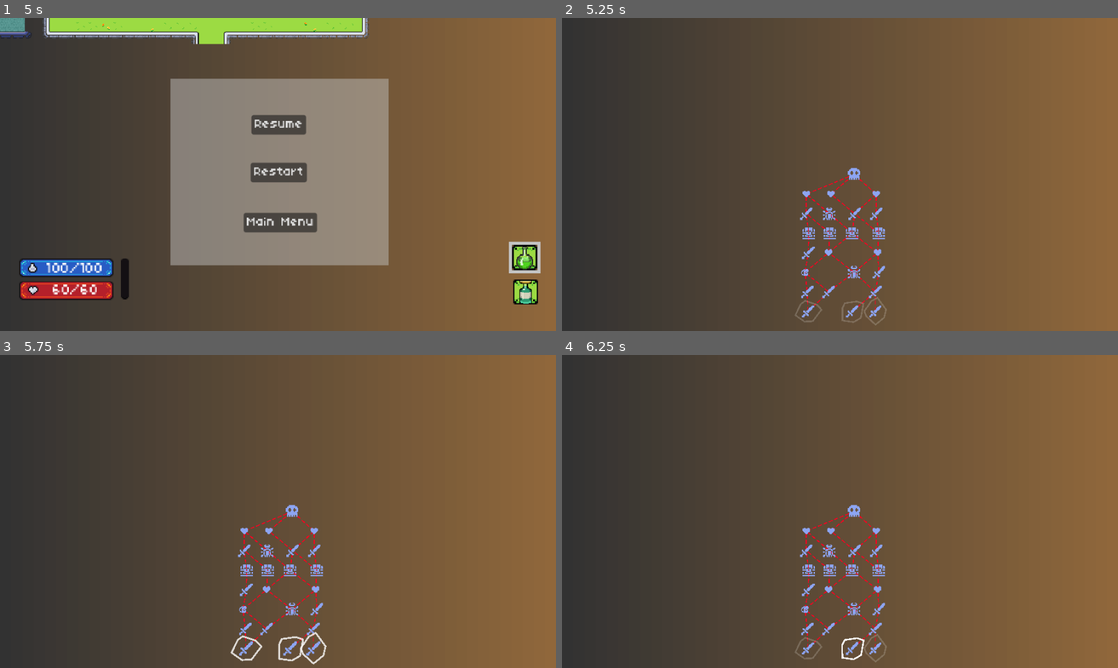
Above: before the commit, frames 1-4 (two rows, left to right).
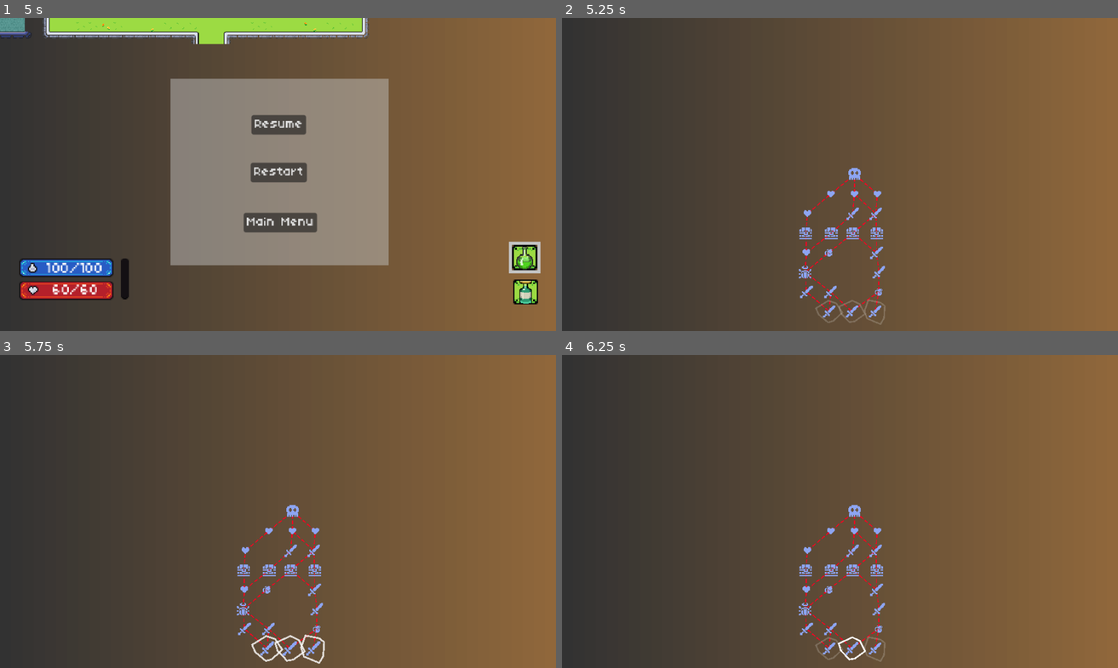
Above: after the commit, the same moments.

Repository: JohnHuber99/Black-Tower
Game: Godot game, scene res://Main_Menu/Main_Menu.tscn
The game is run twice, just before and just after one commit, with the same random seed, the same clock (stepped at 60 frames per second) and the same inputs. Sound files missing from this copy of the repository are replaced by a short silence.
Inputs (mouse positions are in pixels of both pictures, inside the frame that each line leads up to):
- Up to frame 1 (5 s): click (389, 218) at 0.5 s; move the mouse to (266, 312) at 1.27 s; press the mouse at (266, 312) at 1.28 s; hold D (right) 1.28-2.03 s; move the mouse to (166, 190) at 2.02 s; release the mouse at (166, 190) at 2.03 s; hold S (down) 2.03-2.78 s; click (166, 190) at 2.1 s; move the mouse to (333, 105) at 2.77 s; hold D (right) 2.78-3.53 s; hold K (down_camera) 2.78-3.53 s; click (333, 105) at 3.05 s; move the mouse to (250, 237) at 3.52 s; hold W (up) 3.53-4.28 s; tap J (left_camera) at 3.6 s; click (250, 237) at 3.8 s; move the mouse to (444, 221) at 4.27 s; hold A (left) from 4.28 s (still down); hold L (right_camera) from 4.28 s (still down); click (444, 221) at 4.55 s; tap Escape (pause) at 4.9 s
- Up to frame 2 (5.25 s): release A (left) at 5 s; release L (right_camera) at 5 s; click "Restart" at 5 s
- Up to frame 3 (5.75 s): no input
- Up to frame 4 (6.25 s): move the mouse to (851, 649) at 5.77 s; hold A (left) from 5.78 s (still down); tap E (spell) at 5.85 s; click (851, 649) at 6.05 s

Frame 1 is identical in both runs. In frame 2, 1.5% of the frame differs, in the area x 41-59%, y 47-99%; in frame 3, 1.8%; in frame 4, 1.6%.

Commit message:
Mushroom Enemy Sprite

Diff:
--- a/Enemy/Enemy_Scripts/enemy_dungeon_spawn.gd
+++ b/Enemy/Enemy_Scripts/enemy_dungeon_spawn.gd
@@ -1,10 +1,11 @@
 
 extends Marker2D
 const SLIME_ENEMY = preload("res://Slime_Enemy/slime_enemy.tscn")
+const MUSHROOM_ENEMY = preload("res://Mushroom_Enemy/mushroom_enemy.tscn")
 signal enemySpawned(enemy: Enemy)
 
 func _ready() -> void:
-	var enemy_instance = SLIME_ENEMY.instantiate()
+	var enemy_instance = MUSHROOM_ENEMY.instantiate() if randf() > 0.5 else SLIME_ENEMY.instantiate()
 	enemy_instance.z_index = 1  # Make sure the enemy is in front
 	add_child.call_deferred(enemy_instance)
 	enemySpawned.emit(enemy_instance)
--- a/Mushroom_Enemy/mushroom_enemy.tscn
+++ b/Mushroom_Enemy/mushroom_enemy.tscn
@@ -1,3 +1,305 @@
-[gd_scene format=3 uid="uid://bxjeyt1d7jann"]
-
-[node name="MushroomEnemy" type="Node2D"]
+[gd_scene load_steps=45 format=3 uid="uid://bxjeyt1d7jann"]
+
+[ext_resource type="PackedScene" uid="uid://etsn8pr76ul5" path="res://Enemy/enemy.tscn" id="1_6awoa"]
+[ext_resource type="Script" uid="uid://c2b0cop085rbk" path="res://Mushroom_Enemy/mushroom_enemy.gd" id="2_44vsd"]
+[ext_resource type="Texture2D" uid="uid://1u6knarlmyas" path="res://Slime_Enemy/Enemy_Sprites/Enemy_Slime_Basic_Attack_v2-Sheet.png" id="3_smfv3"]
+[ext_resource type="Texture2D" uid="uid://d31hcycry1q20" path="res://Slime_Enemy/Enemy_Sprites/Enemy_Slime_Death_v3-Sheet.png" id="4_im65v"]
+[ext_resource type="Texture2D" uid="uid://cbuh10skkf0tj" path="res://Mushroom_Enemy/Enemy_Sprites/Mushroom Enemy Sprite-Sheet.png" id="5_7pawe"]
+[ext_resource type="Texture2D" uid="uid://dvbuxicu3vb5t" path="res://Slime_Enemy/Enemy_Sprites/Enemy_Slime_Hurt-Sheetv4.png" id="6_fvevg"]
+
+[sub_resource type="AtlasTexture" id="AtlasTexture_imgxb"]
+atlas = ExtResource("3_smfv3")
+region = Rect2(96, 32, 32, 32)
+
+[sub_resource type="AtlasTexture" id="AtlasTexture_pyrvc"]
+atlas = ExtResource("3_smfv3")
+region = Rect2(0, 64, 32, 32)
+
+[sub_resource type="AtlasTexture" id="AtlasTexture_pja2t"]
+atlas = ExtResource("3_smfv3")
+region = Rect2(32, 64, 32, 32)
+
+[sub_resource type="AtlasTexture" id="AtlasTexture_jx5vc"]
+atlas = ExtResource("3_smfv3")
+region = Rect2(64, 64, 32, 32)
+
+[sub_resource type="AtlasTexture" id="AtlasTexture_dhkrs"]
+atlas = ExtResource("4_im65v")
+region = Rect2(0, 0, 32, 32)
+
+[sub_resource type="AtlasTexture" id="AtlasTexture_5xdhn"]
+atlas = ExtResource("4_im65v")
+region = Rect2(32, 0, 32, 32)
+
+[sub_resource type="AtlasTexture" id="AtlasTexture_4jyny"]
+atlas = ExtResource("4_im65v")
+region = Rect2(64, 0, 32, 32)
+
+[sub_resource type="AtlasTexture" id="AtlasTexture_vh8xy"]
+atlas = ExtResource("4_im65v")
+region = Rect2(96, 0, 32, 32)
+
+[sub_resource type="AtlasTexture" id="AtlasTexture_qjcj6"]
+atlas = ExtResource("4_im65v")
+region = Rect2(0, 32, 32, 32)
+
+[sub_resource type="AtlasTexture" id="AtlasTexture_4ycey"]
+atlas = ExtResource("4_im65v")
+region = Rect2(32, 32, 32, 32)
+
+[sub_resource type="AtlasTexture" id="AtlasTexture_8cim4"]
+atlas = ExtResource("4_im65v")
+region = Rect2(64, 32, 32, 32)
+
+[sub_resource type="AtlasTexture" id="AtlasTexture_7x82w"]
+atlas = ExtResource("4_im65v")
+region = Rect2(96, 32, 32, 32)
+
+[sub_resource type="AtlasTexture" id="AtlasTexture_iatxd"]
+atlas = ExtResource("4_im65v")
+region = Rect2(0, 64, 32, 32)
+
+[sub_resource type="AtlasTexture" id="AtlasTexture_qqxsh"]
+atlas = ExtResource("4_im65v")
+region = Rect2(32, 64, 32, 32)
+
+[sub_resource type="AtlasTexture" id="AtlasTexture_0whn2"]
+atlas = ExtResource("4_im65v")
+region = Rect2(64, 64, 32, 32)
+
+[sub_resource type="AtlasTexture" id="AtlasTexture_bx1xr"]
+atlas = ExtResource("4_im65v")
+region = Rect2(96, 64, 32, 32)
+
+[sub_resource type="AtlasTexture" id="AtlasTexture_n85mp"]
+atlas = ExtResource("4_im65v")
+region = Rect2(0, 96, 32, 32)
+
+[sub_resource type="AtlasTexture" id="AtlasTexture_nxecp"]
+atlas = ExtResource("4_im65v")
+region = Rect2(32, 96, 32, 32)
+
+[sub_resource type="AtlasTexture" id="AtlasTexture_6jaer"]
+atlas = ExtResource("4_im65v")
+region = Rect2(64, 96, 32, 32)
+
+[sub_resource type="AtlasTexture" id="AtlasTexture_c443e"]
+atlas = ExtResource("5_7pawe")
+region = Rect2(0, 0, 32, 32)
+
+[sub_resource type="AtlasTexture" id="AtlasTexture_rgcc8"]
+atlas = ExtResource("5_7pawe")
+region = Rect2(32, 0, 32, 32)
+
+[sub_resource type="AtlasTexture" id="AtlasTexture_p4wih"]
+atlas = ExtResource("5_7pawe")
+region = Rect2(64, 0, 32, 32)
+
+[sub_resource type="AtlasTexture" id="AtlasTexture_uomn1"]
+atlas = ExtResource("5_7pawe")
+region = Rect2(96, 0, 32, 32)
+
+[sub_resource type="AtlasTexture" id="AtlasTexture_ve8xs"]
+atlas = ExtResource("6_fvevg")
+region = Rect2(0, 0, 32, 32)
+
+[sub_resource type="AtlasTexture" id="AtlasTexture_q0iv8"]
+atlas = ExtResource("6_fvevg")
+region = Rect2(32, 0, 32, 32)
+
+[sub_resource type="AtlasTexture" id="AtlasTexture_c1gwg"]
+atlas = ExtResource("6_fvevg")
+region = Rect2(64, 0, 32, 32)
+
+[sub_resource type="AtlasTexture" id="AtlasTexture_3mxp7"]
+atlas = ExtResource("6_fvevg")
+region = Rect2(96, 0, 32, 32)
+
+[sub_resource type="AtlasTexture" id="AtlasTexture_5a56t"]
+atlas = ExtResource("6_fvevg")
+region = Rect2(0, 32, 32, 32)
+
+[sub_resource type="AtlasTexture" id="AtlasTexture_a6sir"]
+atlas = ExtResource("6_fvevg")
+region = Rect2(32, 32, 32, 32)
+
+[sub_resource type="AtlasTexture" id="AtlasTexture_8ej4m"]
+atlas = ExtResource("6_fvevg")
+region = Rect2(64, 32, 32, 32)
+
+[sub_resource type="AtlasTexture" id="AtlasTexture_kh2jb"]
+atlas = ExtResource("3_smfv3")
+region = Rect2(0, 0, 32, 32)
+
+[sub_resource type="AtlasTexture" id="AtlasTexture_uwbk7"]
+atlas = ExtResource("3_smfv3")
+region = Rect2(32, 0, 32, 32)
+
+[sub_resource type="AtlasTexture" id="AtlasTexture_yc4qm"]
+atlas = ExtResource("3_smfv3")
+region = Rect2(64, 0, 32, 32)
+
+[sub_resource type="AtlasTexture" id="AtlasTexture_0dmdj"]
+atlas = ExtResource("3_smfv3")
+region = Rect2(96, 0, 32, 32)
+
+[sub_resource type="AtlasTexture" id="AtlasTexture_h0q58"]
+atlas = ExtResource("3_smfv3")
+region = Rect2(0, 32, 32, 32)
+
+[sub_resource type="AtlasTexture" id="AtlasTexture_ckfnu"]
+atlas = ExtResource("3_smfv3")
+region = Rect2(32, 32, 32, 32)
+
+[sub_resource type="AtlasTexture" id="AtlasTexture_sqrsg"]
+atlas = ExtResource("3_smfv3")
+region = Rect2(64, 32, 32, 32)
+
+[sub_resource type="SpriteFrames" id="SpriteFrames_7yuu6"]
+animations = [{
+"frames": [{
+"duration": 1.0,
+"texture": SubResource("AtlasTexture_imgxb")
+}, {
+"duration": 1.0,
+"texture": SubResource("AtlasTexture_pyrvc")
+}, {
+"duration": 1.0,
+"texture": SubResource("AtlasTexture_pja2t")
+}, {
+"duration": 1.0,
+"texture": SubResource("AtlasTexture_jx5vc")
+}],
+"loop": false,
+"name": &"attack",
+"speed": 8.0
+}, {
+"frames": [{
+"duration": 1.0,
+"texture": SubResource("AtlasTexture_dhkrs")
+}, {
+"duration": 1.0,
+"texture": SubResource("AtlasTexture_5xdhn")
+}, {
+"duration": 1.0,
+"texture": SubResource("AtlasTexture_4jyny")
+}, {
+"duration": 1.0,
+"texture": SubResource("AtlasTexture_vh8xy")
+}, {
+"duration": 1.0,
+"texture": SubResource("AtlasTexture_qjcj6")
+}, {
+"duration": 1.0,
+"texture": SubResource("AtlasTexture_4ycey")
+}, {
+"duration": 1.0,
+"texture": SubResource("AtlasTexture_8cim4")
+}, {
+"duration": 1.0,
+"texture": SubResource("AtlasTexture_7x82w")
+}, {
+"duration": 1.0,
+"texture": SubResource("AtlasTexture_iatxd")
+}, {
+"duration": 1.0,
+"texture": SubResource("AtlasTexture_qqxsh")
+}, {
+"duration": 1.0,
+"texture": SubResource("AtlasTexture_0whn2")
+}, {
+"duration": 1.0,
+"texture": SubResource("AtlasTexture_bx1xr")
+}, {
+"duration": 1.0,
+"texture": SubResource("AtlasTexture_n85mp")
+}, {
+"duration": 1.0,
+"texture": SubResource("AtlasTexture_nxecp")
+}, {
+"duration": 1.0,
+"texture": SubResource("AtlasTexture_6jaer")
+}],
+"loop": false,
+"name": &"death",
+"speed": 8.0
+}, {
+"frames": [{
+"duration": 1.0,
+"texture": SubResource("AtlasTexture_c443e")
+}, {
+"duration": 1.0,
+"texture": SubResource("AtlasTexture_rgcc8")
+}, {
+"duration": 1.0,
+"texture": SubResource("AtlasTexture_p4wih")
+}, {
+"duration": 1.0,
+"texture": SubResource("AtlasTexture_uomn1")
+}],
+"loop": false,
+"name": &"default",
+"speed": 8.0
+}, {
+"frames": [{
+"duration": 1.0,
+"texture": SubResource("AtlasTexture_ve8xs")
+}, {
+"duration": 1.0,
+"texture": SubResource("AtlasTexture_q0iv8")
+}, {
+"duration": 1.0,
+"texture": SubResource("AtlasTexture_c1gwg")
+}, {
+"duration": 1.0,
+"texture": SubResource("AtlasTexture_3mxp7")
+}, {
+"duration": 1.0,
+"texture": SubResource("AtlasTexture_5a56t")
+}, {
+"duration": 1.0,
+"texture": SubResource("AtlasTexture_a6sir")
+}, {
+"duration": 1.0,
+"texture": SubResource("AtlasTexture_8ej4m")
+}],
+"loop": false,
+"name": &"hurt",
+"speed": 8.0
+}, {
+"frames": [{
+"duration": 1.0,
+"texture": SubResource("AtlasTexture_kh2jb")
+}, {
+"duration": 1.0,
+"texture": SubResource("AtlasTexture_uwbk7")
+}, {
+"duration": 1.0,
+"texture": SubResource("AtlasTexture_yc4qm")
+}, {
+"duration": 1.0,
+"texture": SubResource("AtlasTexture_0dmdj")
+}, {
+"duration": 1.0,
+"texture": SubResource("AtlasTexture_h0q58")
+}, {
+"duration": 1.0,
+"texture": SubResource("AtlasTexture_ckfnu")
+}, {
+"duration": 1.0,
+"texture": SubResource("AtlasTexture_sqrsg")
+}],
+"loop": false,
+"name": &"pause",
+"speed": 8.0
+}]
+
+[node name="Mushroom_Enemy" instance=ExtResource("1_6awoa")]
+script = ExtResource("2_44vsd")
+projectile_scene = null
+shoot_cooldown = 2.0
+defense_duration = 1.5
+damage_resistance = 0.5
+
+[node name="AnimatedSprite2D" parent="." index="1"]
+sprite_frames = SubResource("SpriteFrames_7yuu6")
Binary file added: Mushroom_Enemy/Enemy_Sprites/Mushroom Enemy Sprite-Sheet.png
Not shown, added: Mushroom_Enemy/Enemy_Sprites/Mushroom Enemy Sprite-Sheet.png.import
